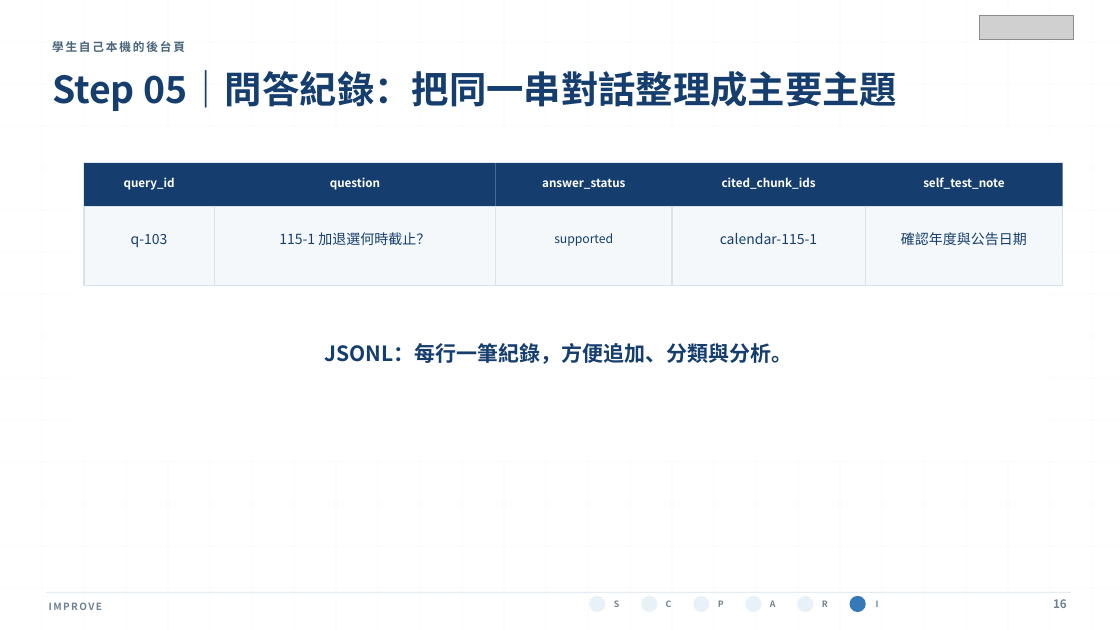
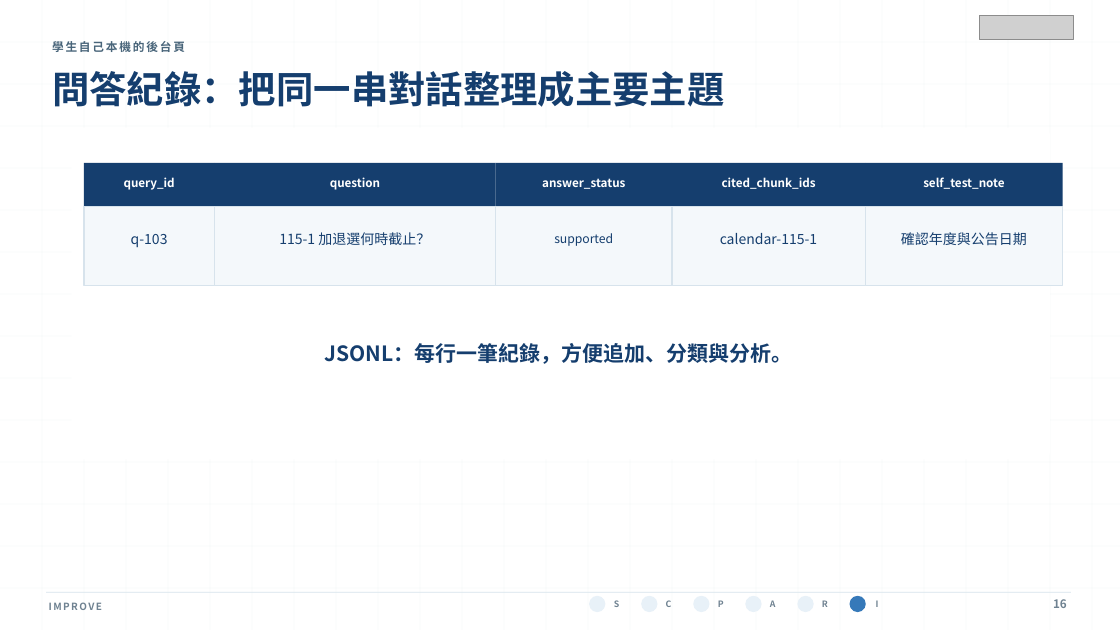
Before and after one commit to MEDA-TW/20260803-Workshop, a slide deck: slide 16 of course/day-03/instructor/slides/day-03-generative-ai-text-analysis.pptx. Drawn at 1120x630 pixels with LibreOffice and Linux fonts; fonts in the diff are those of the drawing; grey boxes stand for pictures. Boxes give left, top, right and bottom in pixels: in the first picture for what was removed or moved away, otherwise in the second. Text is boxed around its words. In the diff, an @@ line names an element or a change of style, - is before the commit and + after.

```diff
--- a/course/day-03/instructor/slides/day-03-generative-ai-text-analysis.pptx
+++ b/course/day-03/instructor/slides/day-03-generative-ai-text-analysis.pptx
@@ text at [52,71,725,107]: text changed @@
-Step 05｜問答紀錄：把同一串對話整理成主要主題
+問答紀錄：把同一串對話整理成主要主題
```
Also in this commit, not shown: 10 other slides changed, 27 other files.
